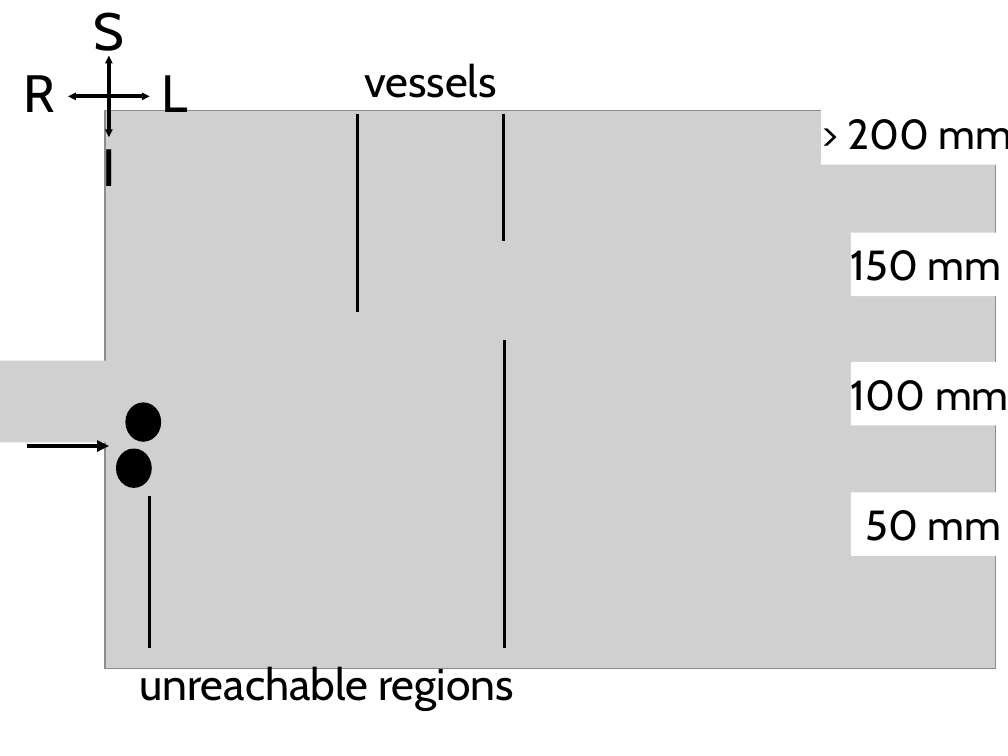
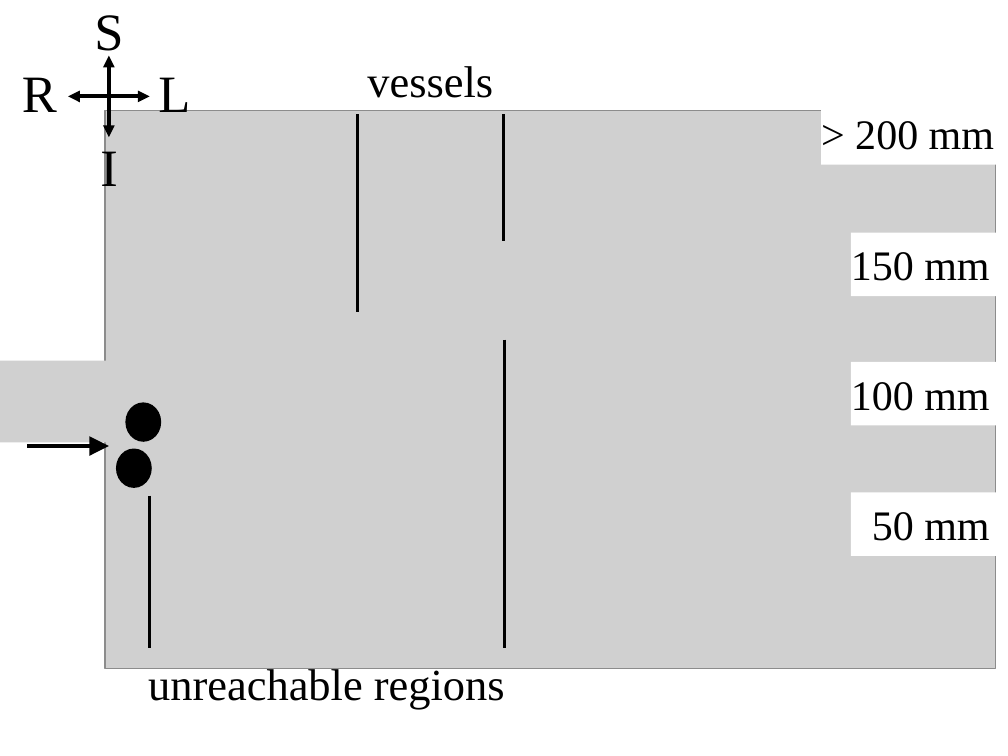
Before and after one commit to tadebar/phd-dissertation, a slide deck: slide 1 of Images/Chapter3/FrontalSlice/FrontalSlice.pptx. Drawn at 1008x756 pixels with LibreOffice and Linux fonts; fonts in the diff are those of the drawing; grey boxes stand for pictures. Boxes give left, top, right and bottom in pixels: in the first picture for what was removed or moved away, otherwise in the second. Text is boxed around its words. In the diff, an @@ line names an element or a change of style, - is before the commit and + after.

```diff
--- a/Images/Chapter3/FrontalSlice/FrontalSlice.pptx
+++ b/Images/Chapter3/FrontalSlice/FrontalSlice.pptx
@@ font Cabin to Times New Roman in 10 elements at box(94, 15, 123, 61), box(100, 145, 117, 197), box(158, 77, 190, 122), box(22, 77, 57, 112), box(148, 665, 505, 709), box(367, 66, 493, 98), box(822, 101, 1008, 164), box(850, 233, 1008, 296), box(850, 362, 1008, 425), box(850, 493, 1008, 556) @@
```
Also in this commit, not shown: 17 other files.
